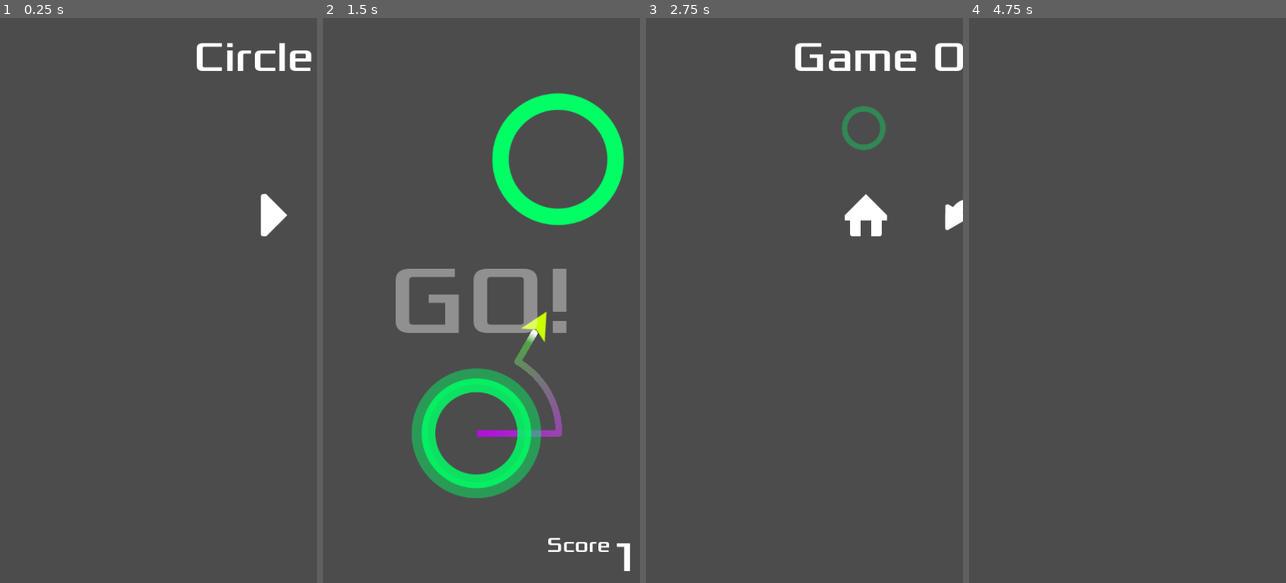
Above: before the commit, frames 1-4 (left to right).
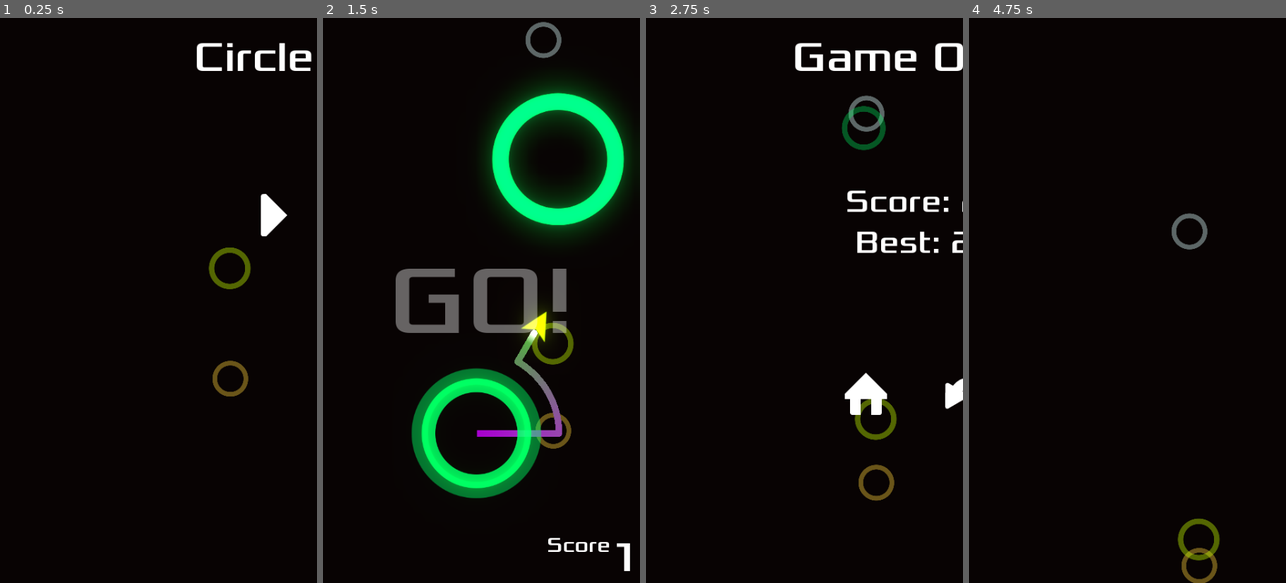
Above: after the commit, the same moments.

Repository: Millenium47/circle_jump_mobile
Game: Godot game, scene res://Main.tscn
Two runs of this game, one before a commit and one after it. Both use one fixed random seed, a clock stepped at 60 frames per second and the inputs below.
Inputs (mouse positions are in pixels of both pictures, inside the frame that each line leads up to; where the layout moved, square brackets give the same spot in the first picture):
- Up to frame 1 (0.25 s): no input
- Up to frame 2 (1.5 s): click (430, 215) at 0.5 s; move the mouse to (551, 272) at 1.27 s; click (551, 272) at 1.42 s
- Up to frame 3 (2.75 s): move the mouse to (741, 328) at 2.02 s; click (741, 328) at 2.17 s
- Up to frame 4 (4.75 s): click (1187, 396) [1187, 215] at 2.75 s; move the mouse to (1159, 176) at 3.52 s; click (1159, 176) at 3.67 s; click (1181, 396) [1181, 215] at 4.25 s

The runs differ from the first frame. In frame 1, 99% of the frame differs, in the area x 0-100%, y 0-100%; in frame 2, 97%; in frame 3, 99%; in frame 4, 100%.

Commit message:
Added setting files with high score

Diff:
--- a/Main.gd
+++ b/Main.gd
@@ -6,10 +6,12 @@
 
 var player
 var score = 0 setget set_score
+var highscore = 0
 var level = 0
 
 func _ready():
 	randomize()
+	load_score()
 	$HUD.hide()
 
 func new_game():
@@ -44,9 +46,12 @@
 	set_score(score + 1)
 
 func _on_Jumper_died():
+	if score > highscore:
+		highscore = score
+		save_score()
 	get_tree().call_group("circles", "implode")
 	$HUD.hide()
-	$Screens.game_over()
+	$Screens.game_over(score, highscore)
 	if Settings.enable_music:
 		$Music.play()
 
@@ -57,7 +62,15 @@
 		level += 1
 		$HUD.show_message("Level %s" % str(level))
 
+func load_score():
+	var f = File.new()
+	if f.file_exists(Settings.score_file):
+		f.open(Settings.score_file, File.READ)
+		highscore = f.get_var()
+		f.close()
 
-
-func set_tween(object, key):
-	pass # Replace with function body.
+func save_score():
+	var f = File.new()
+	f.open(Settings.score_file, File.WRITE)
+	f.store_var(highscore)
+	f.close()
--- a/Main.tscn
+++ b/Main.tscn
@@ -1,9 +1,21 @@
-[gd_scene load_steps=5 format=2]
+[gd_scene load_steps=7 format=2]
 
 [ext_resource path="res://Main.gd" type="Script" id=1]
 [ext_resource path="res://UI/Screens.tscn" type="PackedScene" id=2]
 [ext_resource path="res://UI/HUD.tscn" type="PackedScene" id=3]
 [ext_resource path="res://assets/audio/Music_Light-Puzzles.ogg" type="AudioStream" id=4]
+[ext_resource path="res://UI/Background.tscn" type="PackedScene" id=5]
+
+[sub_resource type="Environment" id=1]
+background_mode = 4
+glow_enabled = true
+glow_levels/1 = true
+glow_levels/2 = true
+glow_levels/4 = true
+glow_levels/5 = false
+glow_intensity = 0.64
+glow_blend_mode = 0
+glow_hdr_threshold = 0.64
 
 [node name="Main" type="Node"]
 script = ExtResource( 1 )
@@ -25,4 +37,9 @@
 [node name="Music" type="AudioStreamPlayer" parent="."]
 stream = ExtResource( 4 )
 
+[node name="Background" parent="." instance=ExtResource( 5 )]
+
+[node name="WorldEnvironment" type="WorldEnvironment" parent="."]
+environment = SubResource( 1 )
+
 [connection signal="start_game" from="Screens" to="." method="new_game"]
--- a/Screens.gd
+++ b/Screens.gd
@@ -47,5 +47,8 @@
 		current_screen.appear()
 		yield(current_screen.tween, "tween_completed")
 
-func game_over():
+func game_over(score, highscore):
+	var score_box = $GameOverScreen/MarginContainer/VBoxContainer/Scores
+	score_box.get_node("Score").text = "Score: %s" % score
+	score_box.get_node("Best").text = "Best: %s" % highscore
 	change_screen($GameOverScreen)
--- /dev/null
+++ b/UI/Background.tscn
@@ -0,0 +1,34 @@
+[gd_scene load_steps=2 format=2]
+
+[ext_resource path="res://assets/images/circle_1.png" type="Texture" id=1]
+
+[node name="Background" type="CanvasLayer"]
+layer = -1
+
+[node name="ColorRect" type="ColorRect" parent="."]
+anchor_right = 1.0
+anchor_bottom = 1.0
+mouse_filter = 2
+color = Color( 0.0352941, 0.0156863, 0.0156863, 1 )
+__meta__ = {
+"_edit_use_anchors_": false
+}
+
+[node name="CPUParticles2D" type="CPUParticles2D" parent="."]
+modulate = Color( 1, 1, 1, 0.396078 )
+position = Vector2( 240, -100 )
+rotation = 1.5708
+amount = 4
+lifetime = 20.0
+preprocess = 20.0
+texture = ExtResource( 1 )
+emission_shape = 2
+emission_rect_extents = Vector2( 1, 240 )
+spread = 0.0
+gravity = Vector2( 0, 0 )
+initial_velocity = 150.0
+initial_velocity_random = 0.6
+scale_amount = 0.2
+scale_amount_random = 0.2
+hue_variation = 0.5
+hue_variation_random = 1.0
--- a/UI/GameOverScreen.tscn
+++ b/UI/GameOverScreen.tscn
@@ -1,18 +1,43 @@
-[gd_scene load_steps=4 format=2]
+[gd_scene load_steps=6 format=2]
 
 [ext_resource path="res://assets/images/buttons/home.png" type="Texture" id=1]
 [ext_resource path="res://assets/images/buttons/return.png" type="Texture" id=2]
 [ext_resource path="res://UI/BaseScreen.tscn" type="PackedScene" id=3]
+[ext_resource path="res://assets/fonts/xolonium-regular.ttf" type="DynamicFontData" id=4]
+
+[sub_resource type="DynamicFont" id=1]
+size = 48
+font_data = ExtResource( 4 )
 
 [node name="GameOverScreen" instance=ExtResource( 3 )]
 
 [node name="Label" parent="MarginContainer/VBoxContainer" index="0"]
-margin_bottom = 2.0
 text = "Game Over"
 
-[node name="Buttons" parent="MarginContainer/VBoxContainer" index="1"]
-margin_top = 152.0
-margin_bottom = 252.0
+[node name="Scores" type="VBoxContainer" parent="MarginContainer/VBoxContainer" index="1"]
+margin_top = 228.0
+margin_right = 440.0
+margin_bottom = 348.0
+alignment = 1
+
+[node name="Score" type="Label" parent="MarginContainer/VBoxContainer/Scores" index="0"]
+margin_right = 440.0
+margin_bottom = 58.0
+custom_fonts/font = SubResource( 1 )
+text = "Score: 0"
+align = 1
+
+[node name="Best" type="Label" parent="MarginContainer/VBoxContainer/Scores" index="1"]
+margin_top = 62.0
+margin_right = 440.0
+margin_bottom = 120.0
+custom_fonts/font = SubResource( 1 )
+text = "Best: 0"
+align = 1
+
+[node name="Buttons" parent="MarginContainer/VBoxContainer" index="2"]
+margin_top = 498.0
+margin_bottom = 598.0
 
 [node name="Home" type="TextureButton" parent="MarginContainer/VBoxContainer/Buttons" index="0" groups=["buttons"]]
 margin_left = 95.0
@@ -26,6 +51,6 @@
 margin_bottom = 100.0
 texture_normal = ExtResource( 2 )
 
-[node name="Buttons2" parent="MarginContainer/VBoxContainer" index="2"]
-margin_top = 402.0
-margin_bottom = 402.0
+[node name="Buttons2" parent="MarginContainer/VBoxContainer" index="3"]
+margin_top = 748.0
+margin_bottom = 748.0
--- a/objects/Circle.gd
+++ b/objects/Circle.gd
@@ -96,7 +96,7 @@
 	move_tween.start()
 
 # taken from Godot docs
-func draw_circle_arc_poly(center, radius, angle_from, angle_to, color):
+func draw_circle_arc_poly(center, _radius, angle_from, angle_to, color):
 	var nb_points = 32
 	var points_arc = PoolVector2Array()
 	points_arc.push_back(center)
@@ -104,5 +104,5 @@
 
 	for i in range(nb_points + 1):
 		var angle_point = angle_from + i * (angle_to - angle_from) / nb_points - PI/2
-		points_arc.push_back(center + Vector2(cos(angle_point), sin(angle_point)) * radius)
+		points_arc.push_back(center + Vector2(cos(angle_point), sin(angle_point)) * _radius)
 	draw_polygon(points_arc, colors)
--- a/project.godot
+++ b/project.godot
@@ -36,3 +36,4 @@
 [rendering]
 
 environment/default_environment="res://default_env.tres"
+quality/dynamic_fonts/use_oversampling=false
--- a/settings.gd
+++ b/settings.gd
@@ -1,5 +1,6 @@
 extends Node
 
+var score_file = "user://highscore.save"
 var enable_sound = true
 var enable_music = true
 
Not shown, added: export_presets.cfg
